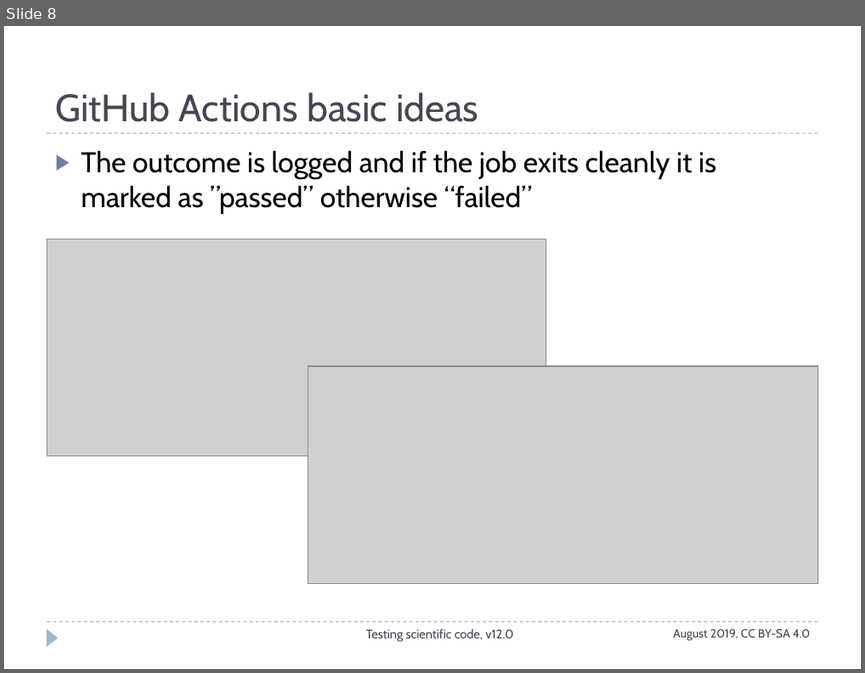
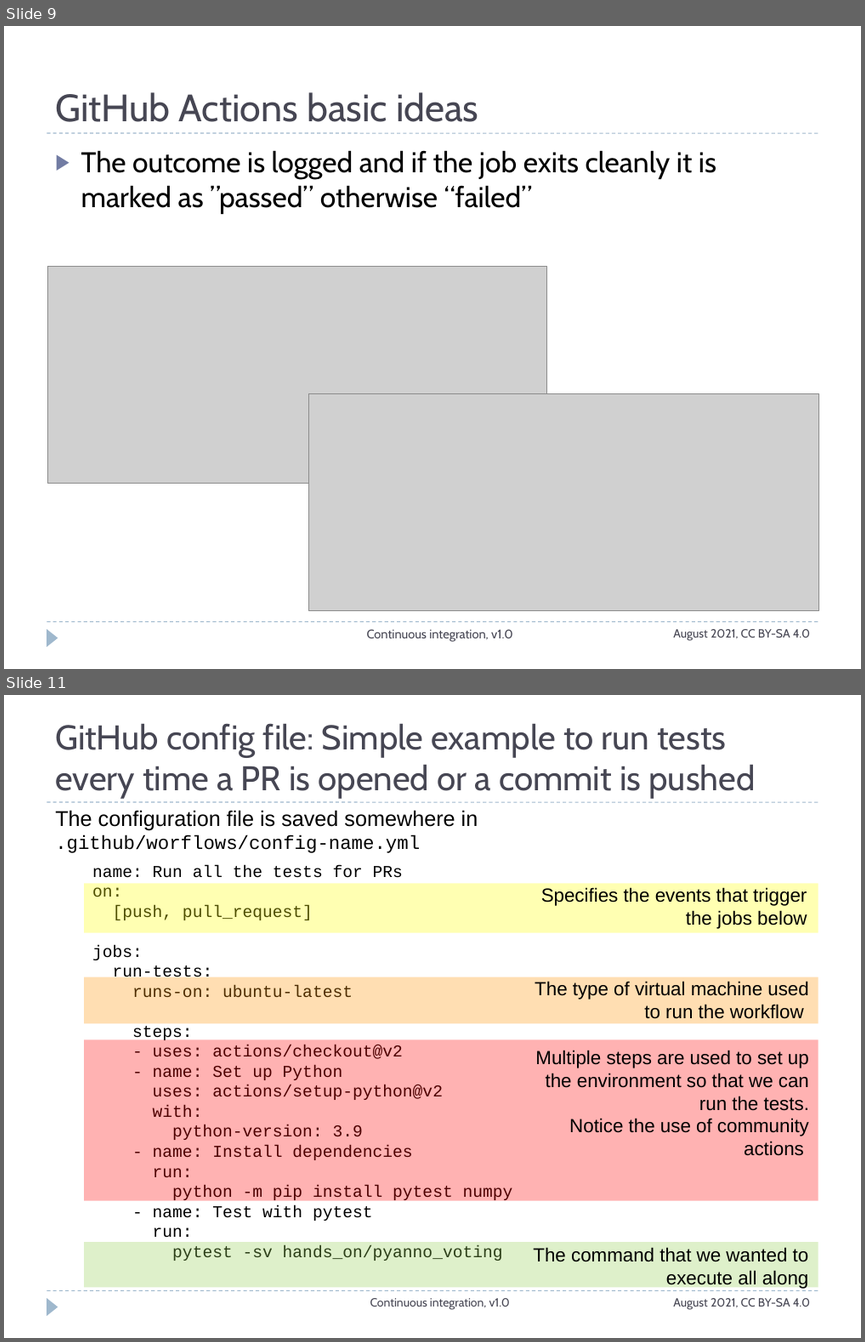
Before and after one commit to ASPP/testing_debugging_profiling, a slide deck: continuous_integration.pptx. Shown one above the other, each under a label of ours: slide 8 before the commit, slides 9 and 11 after it; the slides between them are not shown. The pictures are 865x673 and 865x1342 pixels, drawn with LibreOffice and Linux fonts; fonts in the diff are those of the drawing; grey boxes stand for pictures. Boxes give left, top, right and bottom in pixels: in the first picture for what was removed or moved away, otherwise in the second. Text is boxed around its words. In the diff, an @@ line names an element or a change of style, - is before the commit and + after.

```diff
--- a/continuous_integration.pptx
+++ b/continuous_integration.pptx
@@ slide 11 added at bbox=[4, 695, 861, 1338], background #FFFFFF; not listed: 3 template elements that a slide beside it also shows @@
@@ title added at bbox=[55, 723, 755, 799], 28.8 pt, text #464653 @@
+GitHub config file: Simple example to run tests every time a PR is opened or a commit is pushed
@@ text added at bbox=[55, 810, 478, 853], 18 pt, text #000000 @@
+The configuration file is saved somewhere in
+.github/worflows/config-name.yml
@@ text added at bbox=[92, 865, 513, 1260], 14 pt, text #000000 @@
+name: Run all the tests for PRs
+on:
+[push, pull_request]
+jobs:
+run-tests:
+runs-on: ubuntu-latest
+steps:
+- uses: actions/checkout@v2
+- name: Set up Python
+uses: actions/setup-python@v2
+with:
+python-version: 3.9
+- name: Install dependencies
+run:
+python -m pip install pytest numpy
+- name: Test with pytest
+run:
+pytest -sv hands_on/pyanno_voting
@@ rectangle added at bbox=[84, 884, 818, 933], fill #FFFF00 at 30% opacity @@
@@ text added at bbox=[541, 887, 806, 929], 16 pt, text #000000 @@
+Specifies the events that trigger the jobs below
@@ rectangle added at bbox=[84, 977, 818, 1023], fill #FF9300 at 30% opacity @@
@@ text added at bbox=[534, 981, 808, 1019], 16 pt, text #000000 @@
+The type of virtual machine used to run the workflow
@@ rectangle added at bbox=[84, 1039, 818, 1201], fill #FF0000 at 30% opacity @@
@@ text added at bbox=[535, 1049, 809, 1156], 16 pt, text #000000 @@
+Multiple steps are used to set up the environment so that we can run the tests.
+Notice the use of community actions
@@ rectangle added at bbox=[84, 1242, 818, 1287], fill #92D050 at 30% opacity @@
@@ text added at bbox=[533, 1247, 809, 1288], 16 pt, text #000000 @@
+The command that we wanted to execute all along
@@ text added at bbox=[370, 1298, 510, 1310], 10 pt, text #464653 @@
+Continuous integration, v1.0
@@ text added at bbox=[673, 1298, 810, 1310], 10 pt, text #464653 @@
+August 2021, CC BY-SA 4.0
@@ what was slide 8 is now slide 9 @@
@@ slide 9 changed as well @@
@@ picture: place and size @@
-picture at bbox=[46, 238, 546, 455]
+picture at bbox=[47, 266, 547, 482]
@@ picture: place and size @@
-picture at bbox=[308, 366, 818, 583]
+picture at bbox=[309, 393, 819, 610]
@@ text at bbox=[367, 629, 513, 641]: text changed @@
-Testing scientific code, v12.0
+Continuous integration, v1.0
@@ text at bbox=[673, 629, 810, 641]: text changed @@
-August 2019, CC BY-SA 4.0
+August 2021, CC BY-SA 4.0
```
Also in this commit, not shown: 10 other slides changed, 12 other slides added, 3 slides removed.
